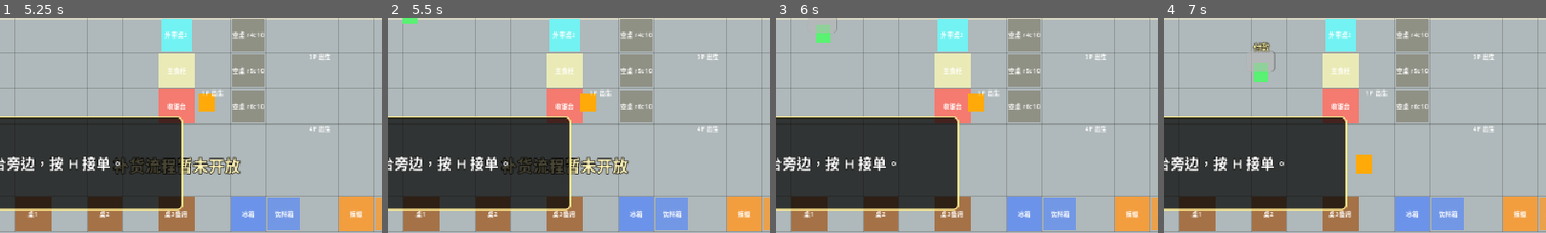
Above: before the commit, frames 1-4 (left to right).
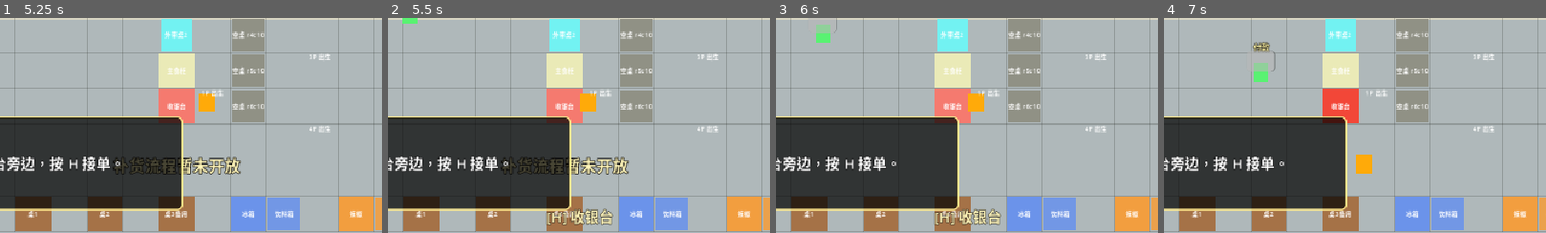
Above: after the commit, the same moments.

Repository: lcy2333orz-crypto/midemalatang
Game: Godot game, scene res://scenes/menus/title_menu.tscn
Two runs of this game, one before a commit and one after it. Both use one fixed random seed, a clock stepped at 60 frames per second and the inputs below.
Inputs:
- Up to frame 1 (5.25 s): click "开始" at 0.5 s; click "快速开始" at 1.25 s; tap Enter (ui_accept) at 2, 2.27, 3.02, 4.52 s; hold Right (ui_right) 2.03-2.78 s; hold H (interact) 2.03-2.78 s; hold Down (ui_down) 2.78-3.53 s; tap T (close_business) at 2.85 s; tap H (interact) at 3.05, 4.55 s; hold Right (ui_right) 3.53-4.28 s; hold H (interact) 3.53-4.28 s; hold Up (ui_up) 4.28-5.03 s; tap K (sauce_a) at 4.35 s; hold Left (ui_left) from 5.03 s (still down); hold H (interact) from 5.03 s (still down); tap L (sauce_b) at 5.1 s
- Up to frame 2 (5.5 s): keep holding Left (ui_left); keep holding H (interact); tap Enter (ui_accept) at 5.27 s
- Up to frame 3 (6 s): keep holding Left (ui_left); release H (interact) at 5.78 s; tap J (sauce_y) at 5.85 s
- Up to frame 4 (7 s): tap Enter (ui_accept) at 6.02 s; tap H (interact) at 6.05 s; release Left (ui_left) at 6.53 s; hold Down (ui_down) from 6.53 s (still down); hold H (interact) from 6.53 s (still down); tap E at 6.6 s
The pictures show only the part of the screen within x 27-77%, y 49-99%; the shares and areas given below are measured in that part.

Frame 1 is identical in both runs. In frame 2, 0.9% of the frame differs, in the area x 41-59%, y 88-97%; in frame 3, 0.9%; in frame 4, 1.3%, in the area x 41-51%, y 32-49%.

Commit message:
调整交互位置

Diff:
--- a/scenes/gameplay/player.gd
+++ b/scenes/gameplay/player.gd
@@ -239,7 +239,7 @@
 
 
 
-		if station_priority > best_priority:
+		if best_station == null:
 
 			best_station = station
 
@@ -251,9 +251,23 @@
 
 
 
-		if station_priority == best_priority and distance < best_distance:
+		var distance_delta: float = absf(distance - best_distance)
+
+		if distance_delta > 16.0 and distance < best_distance:
 
 			best_station = station
+
+			best_priority = station_priority
+
+			best_distance = distance
+
+			continue
+
+		if distance_delta <= 16.0 and station_priority > best_priority:
+
+			best_station = station
+
+			best_priority = station_priority
 
 			best_distance = distance
 
@@ -369,8 +383,9 @@
 
 
 func _update_highlighted_station(target_station: Area2D) -> void:
-	if highlighted_station == target_station:
-		return
+	for station in nearby_stations:
+		if station != target_station:
+			_set_station_highlight(station, false)
 	if highlighted_station != null and is_instance_valid(highlighted_station):
 		_set_station_highlight(highlighted_station, false)
 	highlighted_station = target_station
--- a/scenes/gameplay/test_restaurant.tscn
+++ b/scenes/gameplay/test_restaurant.tscn
@@ -33,7 +33,10 @@
 size = Vector2(28, 34)
 
 [sub_resource type="RectangleShape2D" id="Shape_interact_station_center"]
-size = Vector2(44, 40)
+size = Vector2(58, 18)
+
+[sub_resource type="RectangleShape2D" id="Shape_interact_counter_center"]
+size = Vector2(58, 34)
 
 [sub_resource type="RectangleShape2D" id="Shape_interact_surface"]
 size = Vector2(60, 60)
@@ -1357,7 +1360,8 @@
 interaction_priority = 120
 
 [node name="CollisionShape2D" type="CollisionShape2D" parent="Stations/Counter/InteractionArea"]
-shape = SubResource("Shape_interact_station_center")
+position = Vector2(0, 8)
+shape = SubResource("Shape_interact_counter_center")
 
 [node name="DiningTables" type="Node2D" parent="Stations"]
 
--- a/tools/restaurant_smoke_test.gd
+++ b/tools/restaurant_smoke_test.gd
@@ -1126,7 +1126,7 @@
 
 	var counter_shape: CollisionShape2D = scene.get_node_or_null("Stations/Counter/InteractionArea/CollisionShape2D") as CollisionShape2D
 	var staple_shape: CollisionShape2D = scene.get_node_or_null("Stations/StapleArea/InteractionArea/CollisionShape2D") as CollisionShape2D
-	_assert_centered_station_shape(counter_shape, "Counter")
+	_assert_counter_station_shape(counter_shape)
 	_assert_centered_station_shape(staple_shape, "StapleArea")
 
 
@@ -1140,8 +1140,22 @@
 		return
 	if absf(shape_node.position.x) > 0.1 or absf(shape_node.position.y) > 0.1:
 		_fail("interaction shape", "%s centered shape should not be offset: %s" % [label, shape_node.position])
-	if rect.size.x < 40.0 or rect.size.x > 52.0 or rect.size.y < 34.0 or rect.size.y > 44.0:
-		_fail("interaction shape", "%s centered shape should be about one grid cell: %s" % [label, rect.size])
+	if rect.size.x < 56.0 or rect.size.x > 60.0 or rect.size.y < 16.0 or rect.size.y > 20.0:
+		_fail("interaction shape", "%s centered shape should be about 58x18: %s" % [label, rect.size])
+
+
+func _assert_counter_station_shape(shape_node: CollisionShape2D) -> void:
+	if shape_node == null:
+		_fail("interaction shape", "Counter missing lower interaction shape")
+		return
+	var rect: RectangleShape2D = shape_node.shape as RectangleShape2D
+	if rect == null:
+		_fail("interaction shape", "Counter lower shape is not RectangleShape2D")
+		return
+	if absf(shape_node.position.x) > 0.1 or shape_node.position.y < 6.0 or shape_node.position.y > 10.0:
+		_fail("interaction shape", "Counter lower shape should be centered horizontally and offset downward: %s" % shape_node.position)
+	if rect.size.x < 56.0 or rect.size.x > 60.0 or rect.size.y < 32.0 or rect.size.y > 36.0:
+		_fail("interaction shape", "Counter lower shape should be about 58x34: %s" % rect.size)
 
 
 func _assert_removed_station_interaction_areas(scene: Node) -> void:
@@ -1233,6 +1247,17 @@
 	if not _colors_equal(staple_visual.color, staple_base):
 		_fail("single highlight", "staple should be restored after clearing highlight")
 
+	player.set("nearby_stations", [counter_area, staple_area])
+	player.set("global_position", counter_area.global_position + Vector2(8, 0))
+	var nearest_station: Area2D = player.call("get_best_station") as Area2D
+	if nearest_station != counter_area:
+		_fail("single highlight", "nearest station should beat higher priority station")
+
+	player.set("global_position", (counter_area.global_position + staple_area.global_position) * 0.5)
+	var priority_station: Area2D = player.call("get_best_station") as Area2D
+	if priority_station != staple_area:
+		_fail("single highlight", "priority should break near-distance tie")
+
 
 func _colors_equal(a: Color, b: Color) -> bool:
 	return is_equal_approx(a.r, b.r) and is_equal_approx(a.g, b.g) and is_equal_approx(a.b, b.b) and is_equal_approx(a.a, b.a)
@@ -2272,15 +2297,15 @@
 		scene.queue_free()
 		return
 
-	if absf(counter_shape.position.x) > 0.1 or absf(staple_shape.position.x) > 0.1 or absf(counter_shape.position.y) > 0.1 or absf(staple_shape.position.y) > 0.1:
-		_fail("staple interaction", "counter and staple interaction shapes should be centered")
+	if absf(counter_shape.position.x) > 0.1 or counter_shape.position.y < 6.0 or counter_shape.position.y > 10.0 or absf(staple_shape.position.x) > 0.1 or absf(staple_shape.position.y) > 0.1:
+		_fail("staple interaction", "counter should be offset downward and staple should be centered")
 		scene.queue_free()
 		return
 
 	var counter_rect: RectangleShape2D = counter_shape.shape as RectangleShape2D
 	var staple_rect: RectangleShape2D = staple_shape.shape as RectangleShape2D
-	if counter_rect == null or staple_rect == null or counter_rect.size.x < 40.0 or counter_rect.size.x > 52.0 or counter_rect.size.y < 34.0 or counter_rect.size.y > 44.0 or staple_rect.size.x < 40.0 or staple_rect.size.x > 52.0 or staple_rect.size.y < 34.0 or staple_rect.size.y > 44.0:
-		_fail("staple interaction", "counter and staple interaction shapes should be centered and about one grid cell")
+	if counter_rect == null or staple_rect == null or counter_rect.size.x < 56.0 or counter_rect.size.x > 60.0 or counter_rect.size.y < 32.0 or counter_rect.size.y > 36.0 or staple_rect.size.x < 56.0 or staple_rect.size.x > 60.0 or staple_rect.size.y < 16.0 or staple_rect.size.y > 20.0:
+		_fail("staple interaction", "counter shape should be about 58x34 and staple shape should be about 58x18")
 		scene.queue_free()
 		return
 	if counter_area.get_interaction_priority() != 120 or staple_area.get_interaction_priority() != 125:
